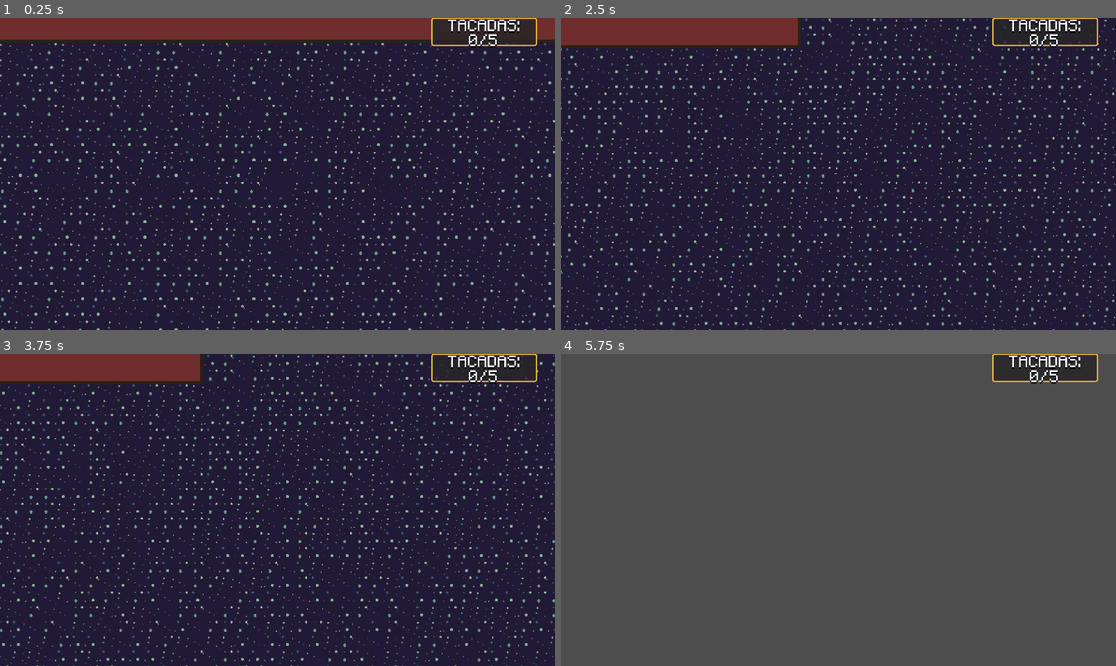
Above: before the commit, frames 1-4 (two rows, left to right).
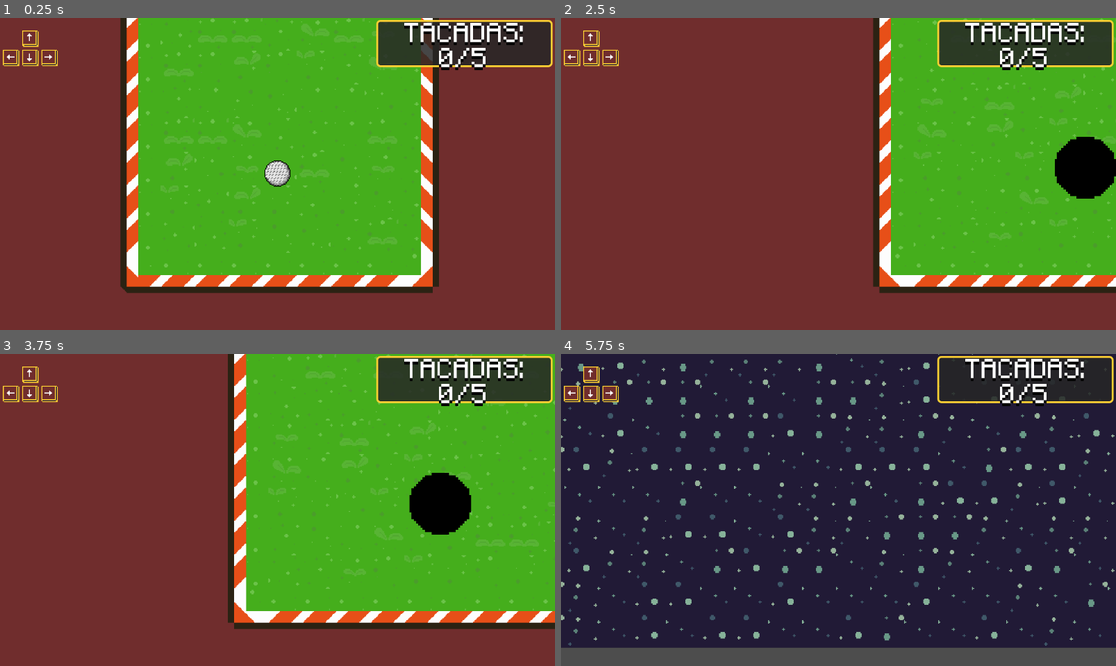
Above: after the commit, the same moments.

Repository: otsuki1153/GG2D
Game: Godot game, scene res://Levels/main_game.tscn
The game is run twice, just before and just after one commit, with the same random seed, the same clock (stepped at 60 frames per second) and the same inputs.
Inputs (mouse positions are in pixels of both pictures, inside the frame that each line leads up to):
- Up to frame 1 (0.25 s): no input
- Up to frame 2 (2.5 s): move the mouse to (960, 158) at 0.52 s; hold Right (ui_right) 0.53-1.25 s; click (960, 158) at 0.67 s; drag from (727, 189) to (810, 236) at 1.27 s; tap Enter at 2 s; move the mouse to (894, 105) at 2.02 s; hold Right (ui_right) from 2.03 s (still down); click (894, 105) at 2.17 s
- Up to frame 3 (3.75 s): release Right (ui_right) at 2.75 s; drag from (249, 572) to (111, 463) at 2.77 s; tap Space at 3.5 s; move the mouse to (444, 556) at 3.52 s; hold Left (ui_left) from 3.53 s (still down); click (444, 556) at 3.67 s
- Up to frame 4 (5.75 s): release Left (ui_left) at 4.25 s; drag from (672, 463) to (755, 432) at 4.27 s; tap Enter at 5 s; move the mouse to (866, 510) at 5.02 s; hold Down (ui_down) from 5.03 s (still down); click (866, 510) at 5.17 s

The runs differ from the first frame. In frame 1, 97% of the frame differs, in the area x 0-100%, y 0-100%; in frame 2, 96%; in frame 3, 96%; in frame 4, 93%.

Commit message:
debugged navigation camera
fixed the navigation camera, and added a tutorial image for more feedback to the player

Diff:
--- a/gg2d/Levels/cameraController.gd
+++ b/gg2d/Levels/cameraController.gd
@@ -2,6 +2,7 @@
 
 @export var ballPath: NodePath
 @export var lineDrawerPath: NodePath
+@export var tutorialPath: NodePath
 
 @export var followZoom: float = 1.0
 @export var navZoom: float = 1.6
@@ -13,6 +14,7 @@
 var ball: RigidBody2D = null
 var lineDrawer: Node = null
 var ballCam: Camera2D = null
+var tutorialUI: TextureRect = null
 
 var targetZoomValue: float
 
@@ -22,6 +24,9 @@
 		if ball and ball.has_node("Camera2D"):
 			ballCam = ball.get_node("Camera2D") as Camera2D
 
+	if tutorialPath != null and has_node(tutorialPath):
+		tutorialUI = get_node(tutorialPath)
+
 	if lineDrawerPath != null and has_node(lineDrawerPath):
 		lineDrawer = get_node(lineDrawerPath)
 
@@ -30,7 +35,9 @@
 		targetZoomValue = ballCam.zoom.x
 	else:
 		self.make_current()
-		targetZoomValue = ballCam.zoom.x
+		targetZoomValue = self.zoom.x
+		if ball:
+			global_position = ball.global_position
 
 func _unhandled_input(event: InputEvent) -> void:
 	if event is InputEventMouseButton and event.is_pressed():
@@ -60,16 +67,26 @@
 	if shouldFollow and ballCam:
 		 #_______Follow Mode_______
 		if not ballCam.is_current():
+			if tutorialUI:
+				tutorialUI.visible = false
 			global_position = ballCam.global_position
 			zoom = Vector2(ballCam.zoom.x, ballCam.zoom.y)
 			ballCam.make_current()
 			targetZoomValue = ballCam.zoom.x
 	else:
 		#_______Nav Mode_______
+		if tutorialUI:
+			tutorialUI.visible = true
 		if not self.is_current():
+			if ball:
+				self.global_position = ball.global_position
+				print("Posição da bola:")
+				print(ball.global_position)
+				print("Posição da da camera:")
+				print(self.global_position)
 			if ballCam:
-				global_position = ball.global_position
-				zoom = Vector2(ballCam.zoom.x, ballCam.zoom.y)
+				#self.global_position = ballCam.global_position
+				self.zoom = ballCam.zoom
 			self.make_current()
 
 		var inputVec := Vector2(
@@ -79,7 +96,7 @@
 		if inputVec != Vector2.ZERO:
 			global_position += inputVec.normalized() * panSpeed * delta
 
-		targetZoomValue = navZoom
+		#targetZoomValue = navZoom  <--- para desabilitar o zoom do mouse
 
 		var currentZ := zoom.x
 		var newZ : float = lerp(currentZ, targetZoomValue, zoomSpeed * delta)
--- a/gg2d/Levels/main_game.tscn
+++ b/gg2d/Levels/main_game.tscn
@@ -7,6 +7,7 @@
 [ext_resource type="FontFile" uid="uid://cfexbi8trgbki" path="res://Assets/minecraftia/Minecraftia-Regular.ttf" id="4_7v86k"]
 [ext_resource type="PackedScene" uid="uid://du5vufwj0sjy0" path="res://Scenes/Hole.tscn" id="4_sijtq"]
 [ext_resource type="Script" uid="uid://cfpk5ls1qk1nh" path="res://Levels/cameraController.gd" id="6_wlgu1"]
+[ext_resource type="Texture2D" uid="uid://cgnlqgvbd6g23" path="res://Assets/nav controll.png" id="8_7kt8a"]
 
 [sub_resource type="StyleBoxFlat" id="StyleBoxFlat_sijtq"]
 content_margin_left = 10.0
@@ -58,10 +59,10 @@
 
 [node name="Camera2D" type="Camera2D" parent="."]
 position = Vector2(0, 2)
-offset = Vector2(960, 540)
 script = ExtResource("6_wlgu1")
 ballPath = NodePath("../RigidBody2D")
 lineDrawerPath = NodePath("../LineDrawer")
+tutorialPath = NodePath("../UI/NavControlImage")
 
 [node name="UI" type="CanvasLayer" parent="."]
 
@@ -71,10 +72,10 @@
 anchor_top = 0.5
 anchor_right = 0.5
 anchor_bottom = 0.5
-offset_left = 532.0
-offset_top = -541.0
-offset_right = 898.0
-offset_bottom = -443.0
+offset_left = 205.0
+offset_top = -320.0
+offset_right = 571.0
+offset_bottom = -222.0
 grow_horizontal = 2
 grow_vertical = 2
 size_flags_horizontal = 6
@@ -100,3 +101,14 @@
 label_settings = SubResource("LabelSettings_4cwk6")
 horizontal_alignment = 1
 autowrap_mode = 2
+
+[node name="NavControlImage" type="TextureRect" parent="UI"]
+visible = false
+anchors_preset = -1
+anchor_right = 0.035
+anchor_bottom = 0.065
+offset_right = -0.32
+offset_bottom = -0.120003
+scale = Vector2(2, 2)
+texture = ExtResource("8_7kt8a")
+stretch_mode = 5
--- a/gg2d/Scenes/ball.gd
+++ b/gg2d/Scenes/ball.gd
@@ -18,7 +18,7 @@
 
 
 	if linear_velocity.length() > 1.0:
-		var friction = 3
+		var friction = 20
 		linear_velocity = linear_velocity.move_toward(Vector2.ZERO, friction * state.get_step())
 	else:
 		linear_velocity = Vector2.ZERO
--- a/gg2d/project.godot
+++ b/gg2d/project.godot
@@ -15,11 +15,6 @@
 config/features=PackedStringArray("4.4", "GL Compatibility")
 config/icon="res://icon.svg"
 
-[display]
-
-window/size/viewport_width=1920
-window/size/viewport_height=1080
-
 [rendering]
 
 textures/canvas_textures/default_texture_filter=0
Binary file added: gg2d/Assets/nav controll.png
Not shown, added: gg2d/Assets/nav controll.png.import
Not shown: 1 places in gg2d/Levels/main_game.tscn that only renumber resources
